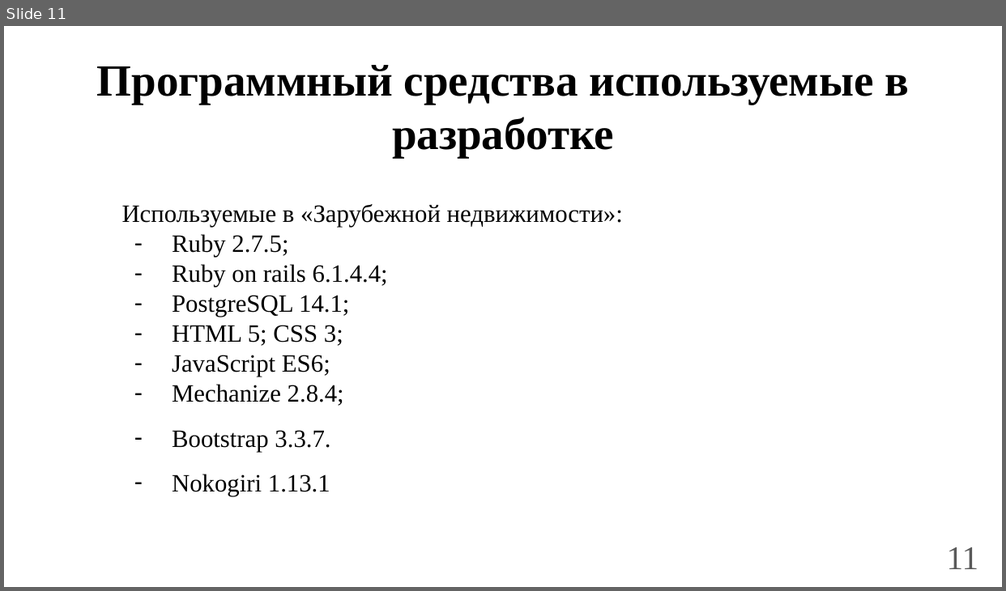
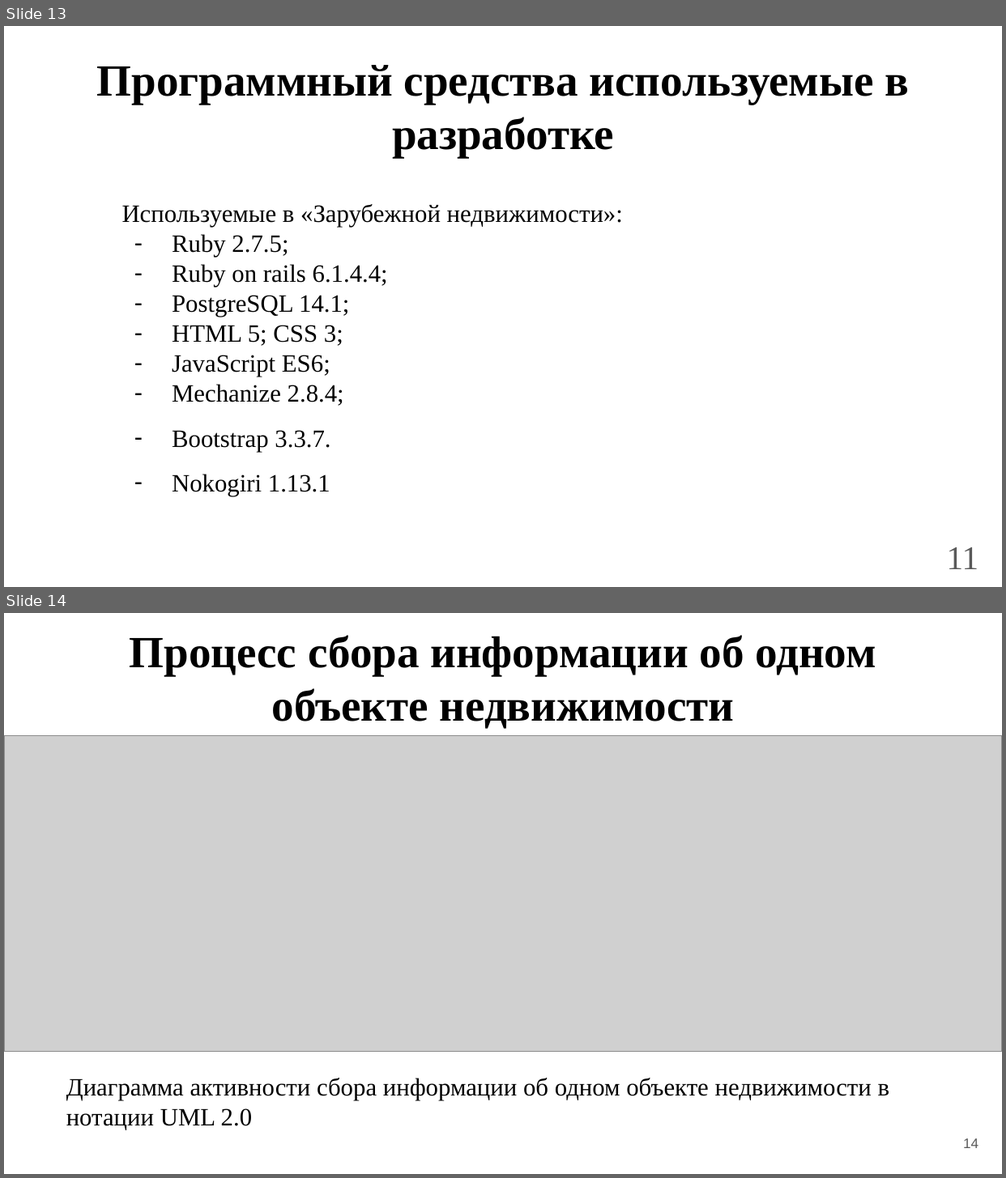
Before and after one commit to OkejoTM/Diploma, a slide deck: Presentation.pptx. Shown one above the other, each under a label of ours: slide 11 before the commit, slides 13 and 14 after it. The pictures are 1006x591 and 1006x1178 pixels, drawn with LibreOffice and Linux fonts; fonts in the diff are those of the drawing; grey boxes stand for pictures. Boxes give left, top, right and bottom in pixels: in the first picture for what was removed or moved away, otherwise in the second. Text is boxed around its words. In the diff, an @@ line names an element or a change of style, - is before the commit and + after.

```diff
--- a/Presentation.pptx
+++ b/Presentation.pptx
@@ slide 14 added at (4, 613, 1002, 1174), background #FFFFFF @@
@@ title added at (130, 635, 876, 729), 32.2 pt, text #000000, bold @@
+Процесс сбора информации об одном объекте недвижимости
@@ picture added at (4, 736, 1002, 1052) @@
@@ text added at (66, 1078, 890, 1131), 18 pt, text #000000 @@
+Диаграмма активности сбора информации об одном объекте недвижимости в нотации UML 2.0
@@ page number added at (963, 1139, 978, 1148), 10 pt, text #595959 @@
+14
@@ what was slide 11 is now slide 13 @@
```
Also in this commit, not shown: 7 slides changed, 5 other slides added, 1 slide removed, 9 other files.
